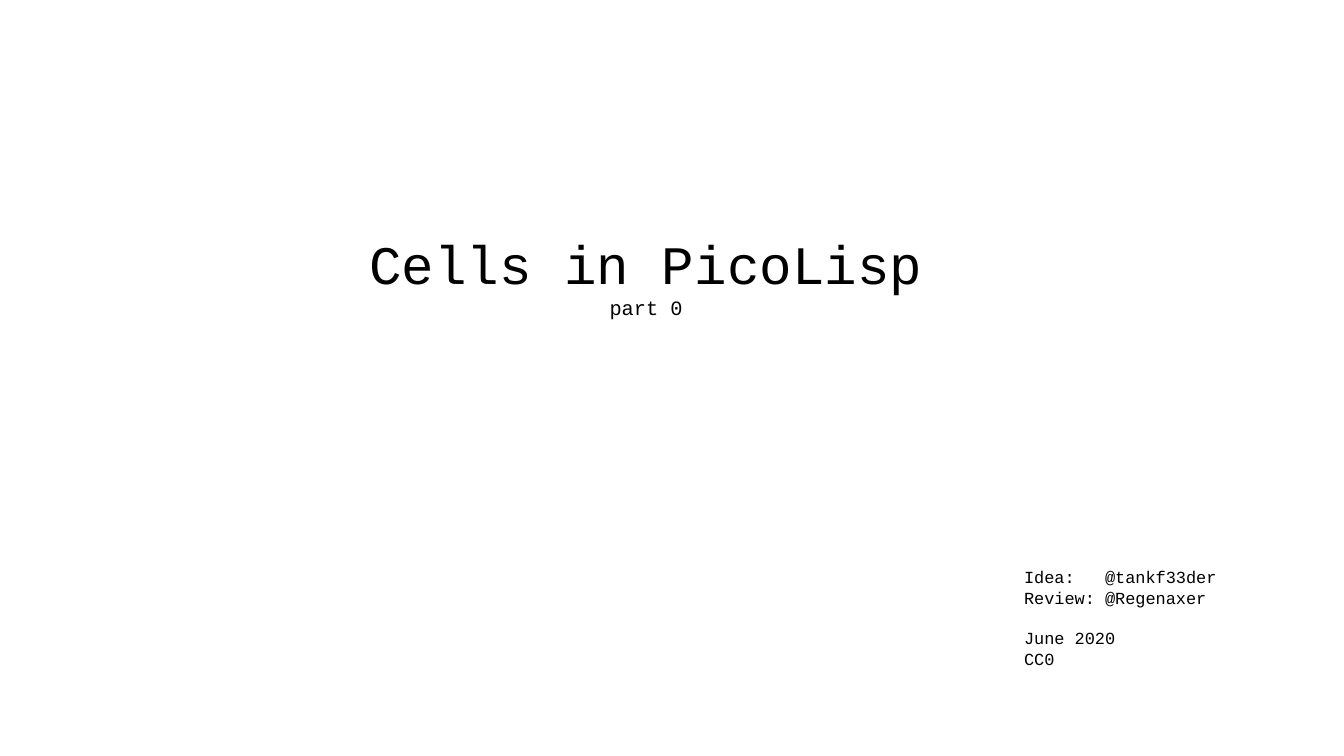
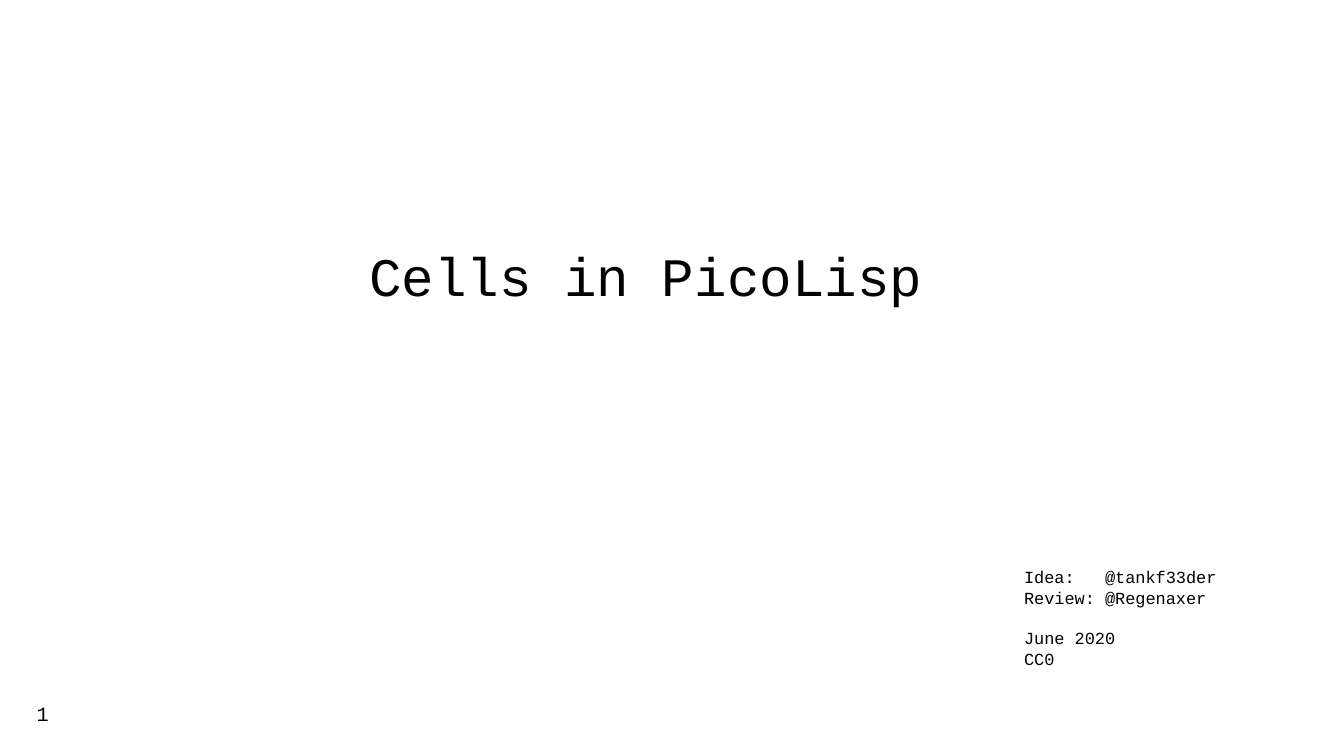
Before and after one commit to tankf33der/tankf33der, a slide deck: slide 1 of cells/data-/part0.odp. Drawn at 1344x756 pixels with LibreOffice and Linux fonts; fonts in the diff are those of the drawing. Boxes give left, top, right and bottom in pixels: in the first picture for what was removed or moved away, otherwise in the second. Text is boxed around its words. In the diff, an @@ line names an element or a change of style, - is before the commit and + after.

```diff
--- a/cells/data-/part0.odp
+++ b/cells/data-/part0.odp
@@ text at <box>610,301,682,320</box>: paragraph removed @@
-part 0
@@ page number added at <box>37,707,49,721</box>, 12 pt, text #000000 @@
+1
```
Also in this commit, not shown: 6 slides added.
